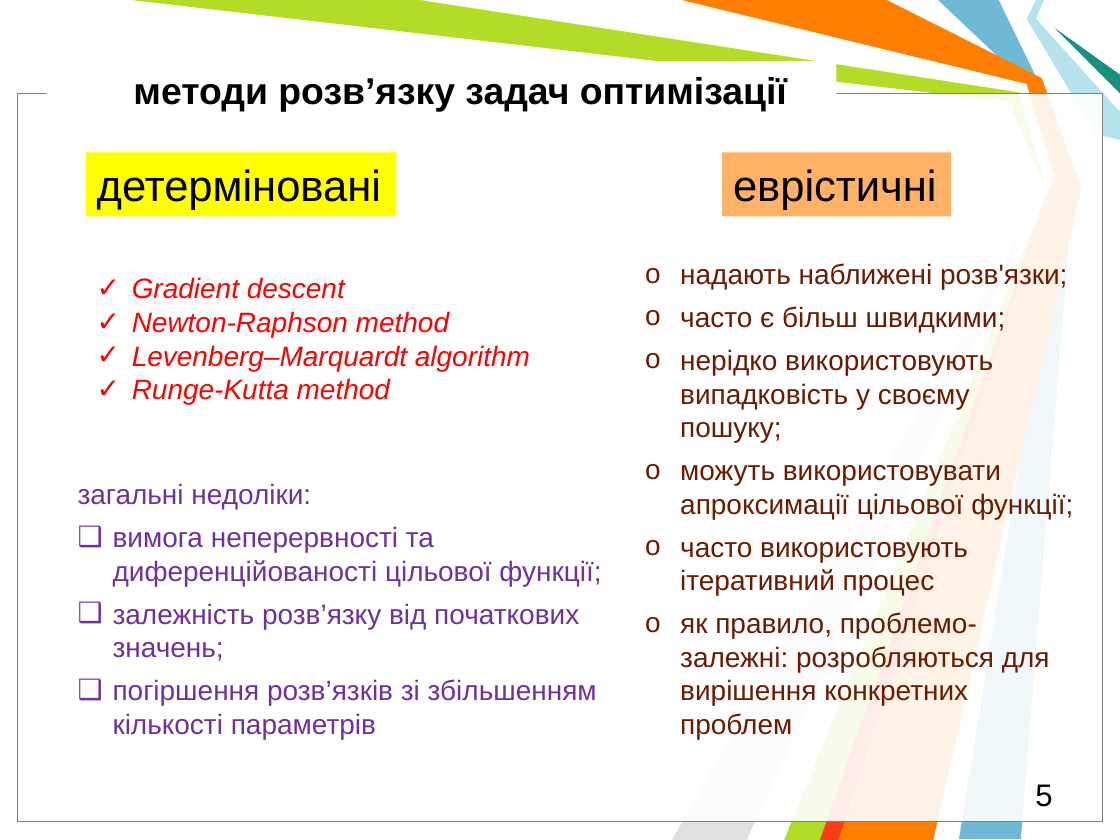
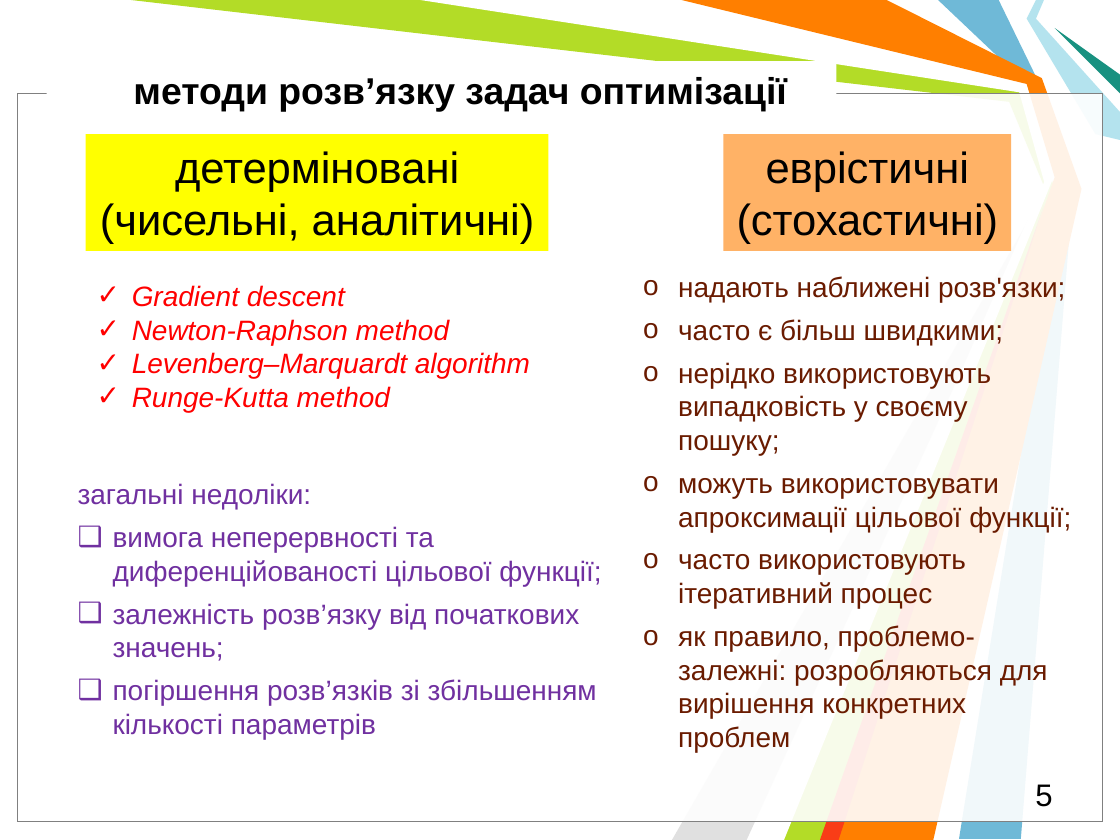
Before and after one commit to l432/NMK, a slide deck: slide 5 of Lecture/DAAD/DAAD_MetaH.pptm. Drawn at 1120x840 pixels with LibreOffice and Linux fonts; fonts in the diff are those of the drawing; background and template pictures are left out. Boxes give left, top, right and bottom in pixels: in the first picture for what was removed or moved away, otherwise in the second. Text is boxed around its words. In the diff, an @@ line names an element or a change of style, - is before the commit and + after.

```diff
--- a/Lecture/DAAD/DAAD_MetaH.pptm
+++ b/Lecture/DAAD/DAAD_MetaH.pptm
@@ rectangle "детерміновані": place and size @@
-rectangle "детерміновані" at [86, 152, 396, 216]
+rectangle "детерміновані" at [86, 134, 549, 251]
@@ rectangle "еврістичні": place and size @@
-rectangle "еврістичні" at [722, 152, 951, 216]
+rectangle "еврістичні" at [724, 134, 1011, 251]
@@ text in rectangle at [175, 151, 459, 192]: alignment left to centre @@
@@ text in rectangle at [766, 151, 969, 192]: alignment left to centre @@
@@ text in rectangle at [100, 203, 535, 244]: paragraph added @@
+(чисельні, аналітичні)
@@ text in rectangle at [737, 203, 999, 244]: paragraph added @@
+(стохастичні)
@@ text "надають наближені розв'язки;": place and size @@
-text "надають наближені розв'язки;" at [680, 263, 1073, 739]
+text "надають наближені розв'язки;" at [678, 276, 1071, 752]
@@ text "Gradient descent": place and size @@
-text "Gradient descent" at [132, 277, 530, 404]
+text "Gradient descent" at [132, 285, 530, 412]
```
Also in this commit, not shown: 1 other slide changed, 7 slides added, 2 slides removed, 3 other files.
